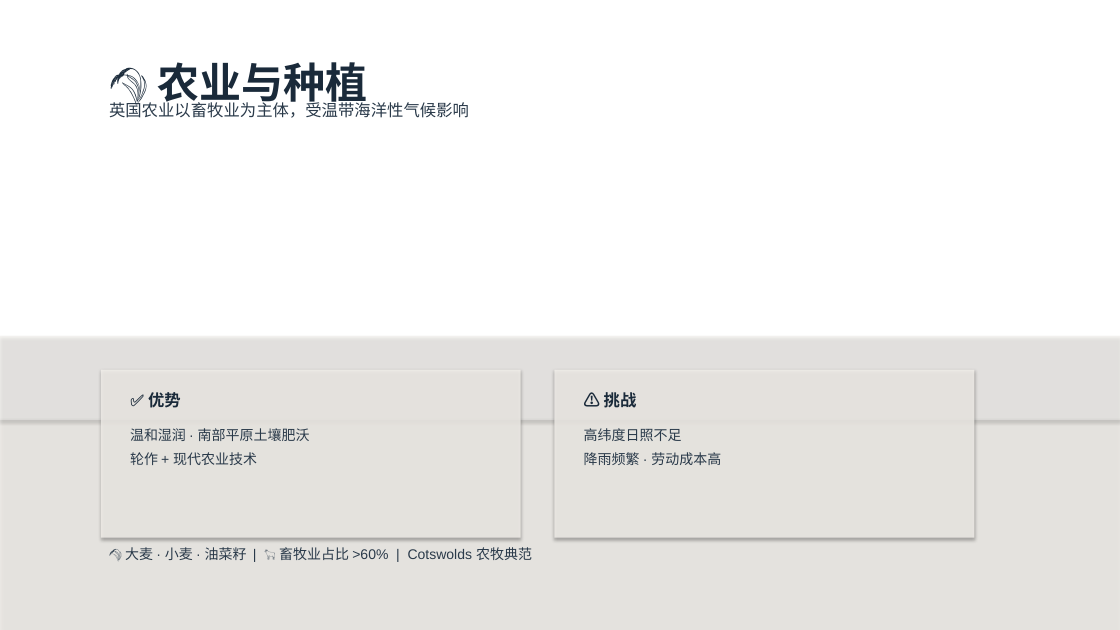
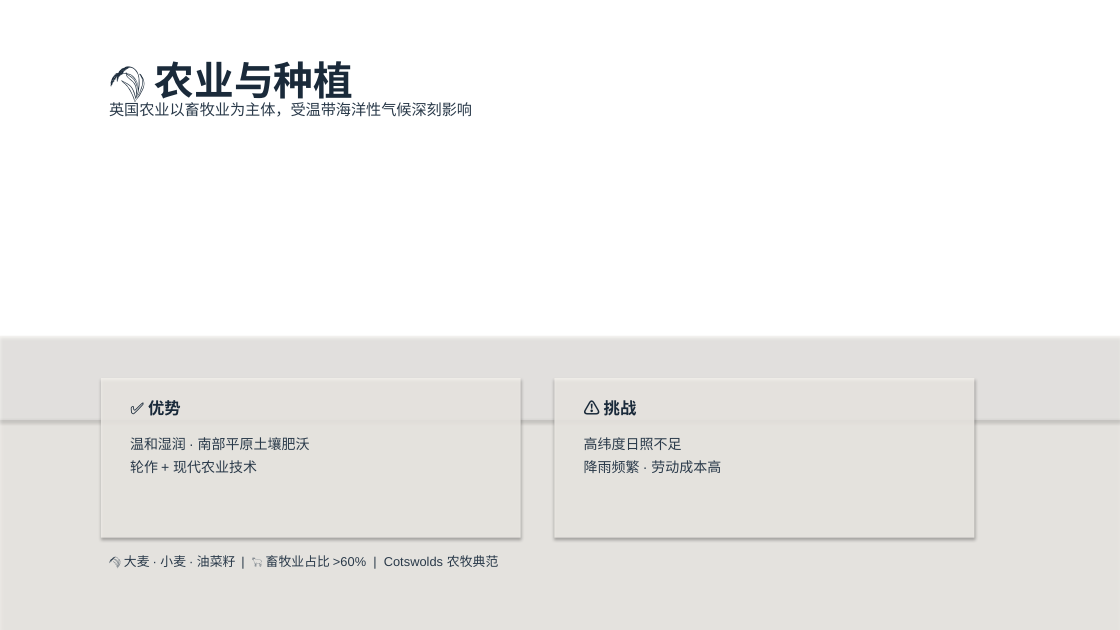
Before and after one commit to jasoneip01-pixel/uk-explorer, a slide deck: slide 5 of 走近英国.pptx. Drawn at 1120x630 pixels with LibreOffice and Linux fonts; fonts in the diff are those of the drawing; background and template pictures are left out. Boxes give left, top, right and bottom in pixels: in the first picture for what was removed or moved away, otherwise in the second. Text is boxed around its words. In the diff, an @@ line names an element or a change of style, - is before the commit and + after.

```diff
--- a/走近英国.pptx
+++ b/走近英国.pptx
@@ text "🌾 农业与种植" at [155, 61, 353, 105]: size 36 to 34 pt @@
@@ text at [109, 100, 472, 117]: text changed; size 14 to 13 pt @@
-英国农业以畜牧业为主体，受温带海洋性气候影响
+英国农业以畜牧业为主体，受温带海洋性气候深刻影响
@@ rectangle: place and size @@
-rectangle at [101, 370, 521, 538]
+rectangle at [101, 378, 521, 538]
@@ rectangle: place and size @@
-rectangle at [555, 370, 975, 538]
+rectangle at [555, 378, 975, 538]
@@ 3 texts: place and size @@
-3 texts at [125, 392, 637, 560]
+3 texts at [124, 400, 637, 567]
@@ text "温和湿润 · 南部平原土壤肥沃 轮作 + ...": place and size @@
-text "温和湿润 · 南部平原土壤肥沃 轮作 + ..." at [130, 428, 310, 465]
+text "温和湿润 · 南部平原土壤肥沃 轮作 + ..." at [130, 437, 310, 473]
@@ text "高纬度日照不足 降雨频繁 · 劳动成本高": place and size @@
-text "高纬度日照不足 降雨频繁 · 劳动成本高" at [584, 428, 721, 465]
+text "高纬度日照不足 降雨频繁 · 劳动成本高" at [584, 437, 721, 473]
@@ text "🌾 大麦 · 小麦 · ..." at [124, 555, 498, 567]: size 12 to 11 pt @@
```
Also in this commit, not shown: 10 other slides changed.
